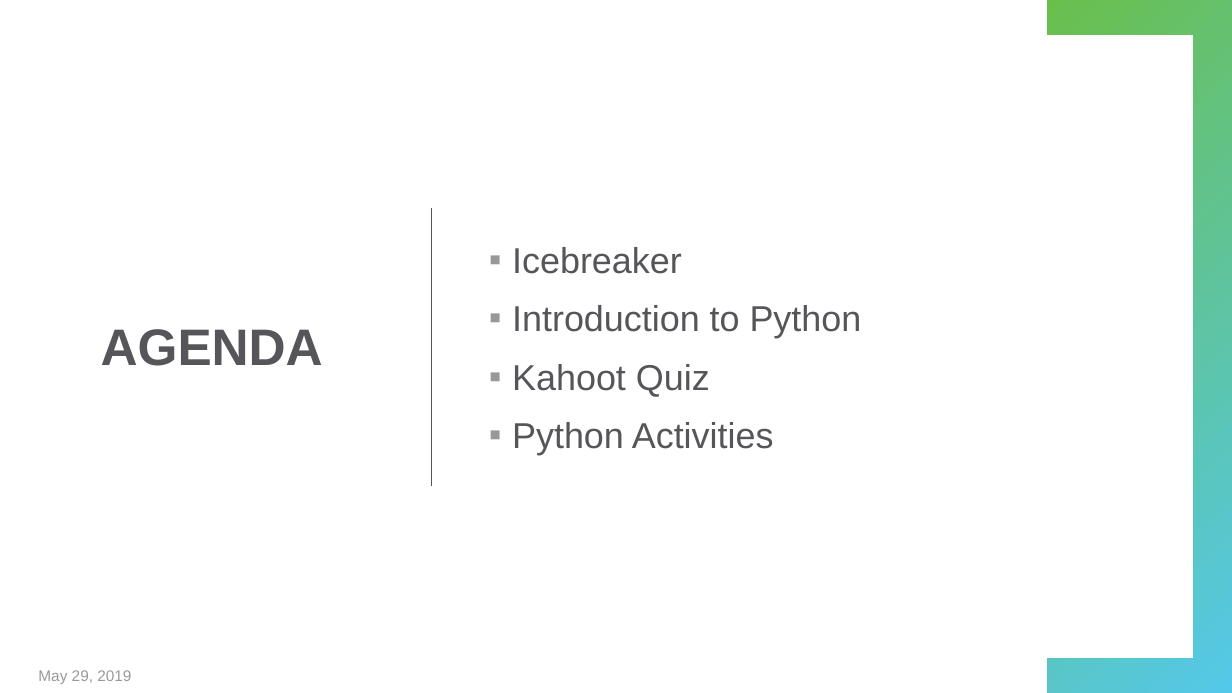
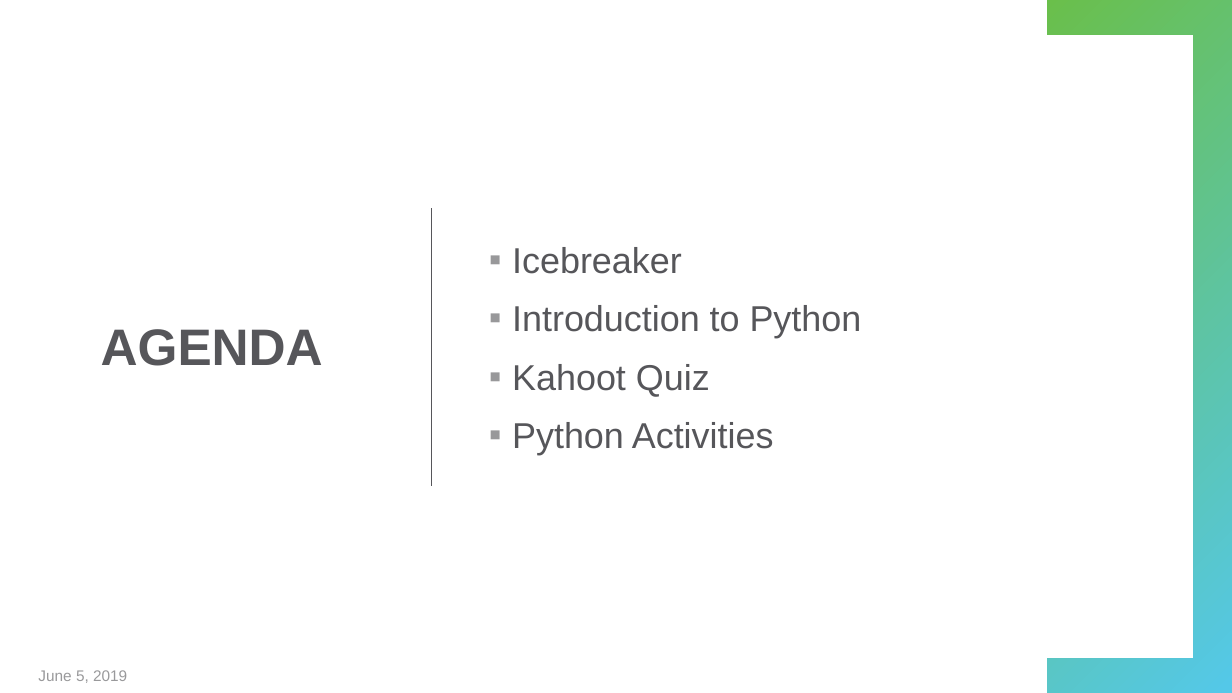
Before and after one commit to hylandtechoutreach/python-camp, a slide deck: slide 2 of ProgrammingWithPython.pptx. Drawn at 1232x693 pixels with LibreOffice and Linux fonts; fonts in the diff are those of the drawing. Boxes give left, top, right and bottom in pixels: in the first picture for what was removed or moved away, otherwise in the second. Text is boxed around its words. In the diff, an @@ line names an element or a change of style, - is before the commit and + after.

```diff
--- a/ProgrammingWithPython.pptx
+++ b/ProgrammingWithPython.pptx
@@ text at (38, 670, 127, 683): text changed @@
-May 29, 2019
+June 5, 2019
```
